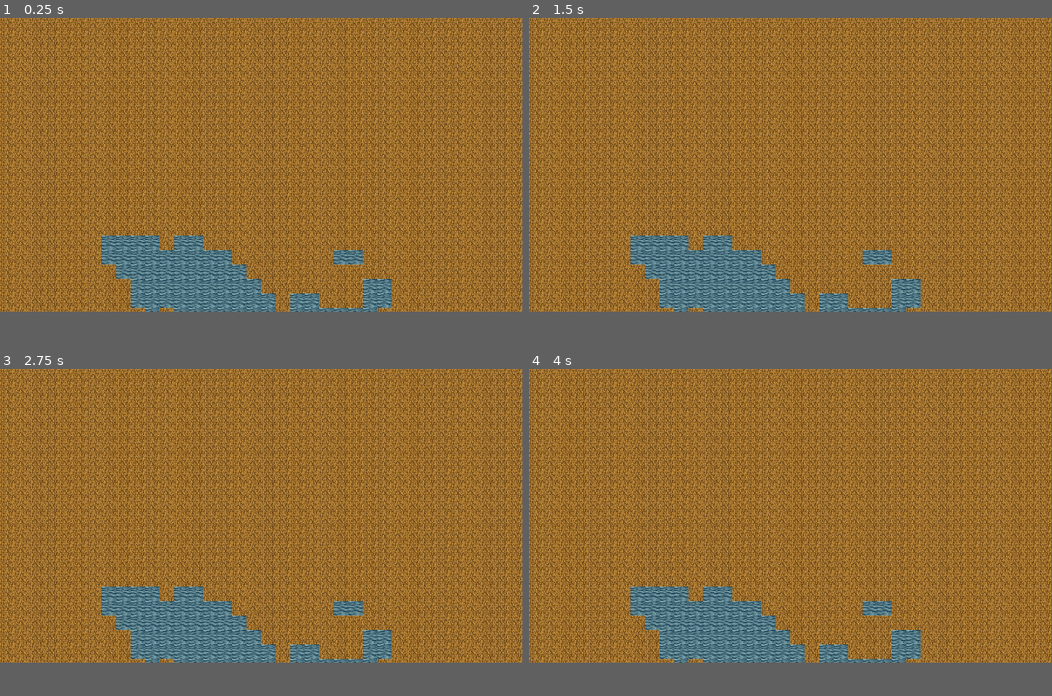
Above: before the commit, frames 1-4 (two rows, left to right).
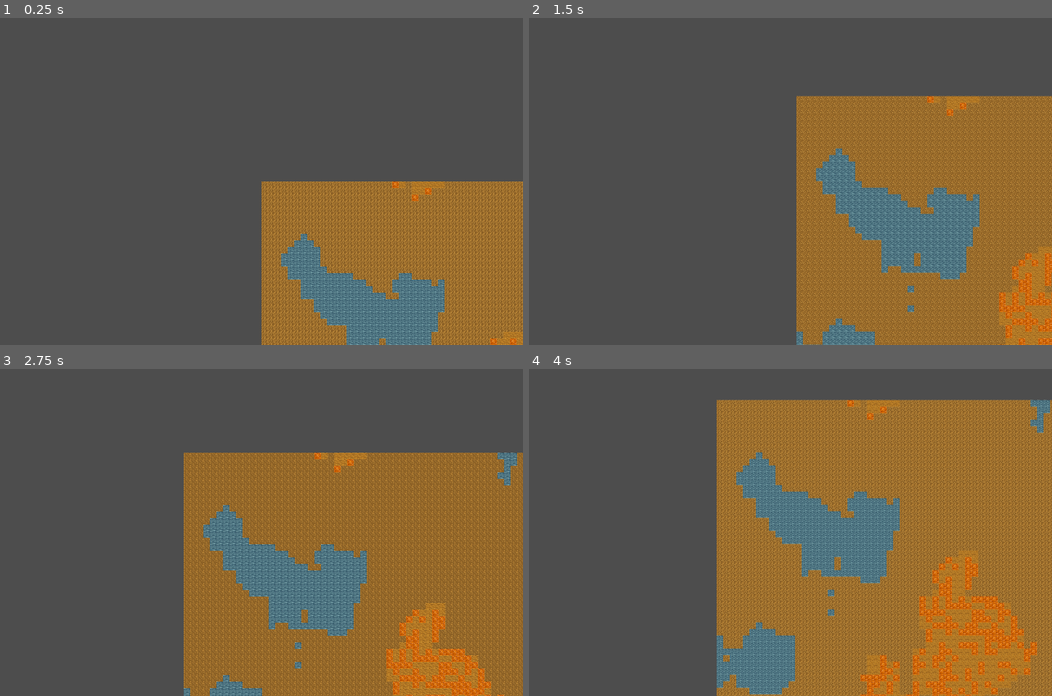
Above: after the commit, the same moments.

Repository: eamiralian/frontiertown
Game: Godot game, scene res://Simulation.tscn
The game is run twice, just before and just after one commit, with the same random seed, the same clock (stepped at 60 frames per second) and the same inputs.
Inputs (mouse positions are in pixels of both pictures, inside the frame that each line leads up to):
- Up to frame 1 (0.25 s): no input
- Up to frame 2 (1.5 s): tap Enter at 0.5 s; move the mouse to (905, 148) at 0.52 s; hold S (camera_pan_down, bound only after the commit) 0.53-1.25 s; click (905, 148) at 0.67 s; tap A (camera_pan_left, bound only after the commit) at 0.8 s; drag from (685, 178) to (764, 224) at 1.27 s
- Up to frame 3 (2.75 s): tap Space at 2 s; move the mouse to (313, 450) at 2.02 s; hold Right (camera_pan_right, bound only after the commit) from 2.03 s (still down); click (313, 450) at 2.17 s; tap W (camera_pan_up, bound only after the commit) at 2.3 s
- Up to frame 4 (4 s): release Right (camera_pan_right, bound only after the commit) at 2.75 s; drag from (764, 575) to (633, 470) at 2.77 s; tap Enter at 3.5 s; move the mouse to (947, 558) at 3.52 s; hold S (camera_pan_down, bound only after the commit) from 3.53 s (still down); click (947, 558) at 3.67 s; tap A (camera_pan_left, bound only after the commit) at 3.8 s
In our replay, the window is 799x449 before the commit and 800x500 after it. These sizes can differ from the game's own. Grey fills any space a smaller window leaves; there, only what the larger window draws over its background counts as a difference.

The runs differ from the first frame. In frame 1, 88% of the frame differs, in the area x 0-100%, y 0-100%; in frame 2, 84%; in frame 3, 82%; in frame 4, 79%.

Commit message:
Basic camera controls

Diff:
--- a/Simulation.tscn
+++ b/Simulation.tscn
@@ -1,8 +1,9 @@
-[gd_scene load_steps=6 format=3 uid="uid://i1bqkc5isa2h"]
+[gd_scene load_steps=7 format=3 uid="uid://i1bqkc5isa2h"]
 
 [ext_resource type="Script" uid="uid://c8lgv3ydd241v" path="res://simulation_manager.gd" id="1_2iqi2"]
 [ext_resource type="Script" uid="uid://htk4l4clhd0e" path="res://world_renderer.gd" id="2_t6gs0"]
 [ext_resource type="Texture2D" uid="uid://vucu0qdri4hl" path="res://Sprite-0001.png" id="3_lfd1m"]
+[ext_resource type="Script" uid="uid://gryufbkcpiwh" path="res://camera_controls.gd" id="4_lfd1m"]
 
 [sub_resource type="TileSetAtlasSource" id="TileSetAtlasSource_uobxk"]
 texture = ExtResource("3_lfd1m")
@@ -34,3 +35,6 @@
 tile_set = SubResource("TileSet_mpm82")
 rendering_quadrant_size = 32
 format = 2
+
+[node name="Camera2D" type="Camera2D" parent="."]
+script = ExtResource("4_lfd1m")
--- /dev/null
+++ b/camera_controls.gd
@@ -0,0 +1,99 @@
+# RimworldCamera.gd
+extends Camera2D
+
+@export_category("Panning")
+@export var pan_speed: float = 600.0            # Speed of keyboard/edge panning
+@export var screen_edge_margin: int = 35        # Pixel margin for screen edge panning
+@export var screen_edge_pan_enabled: bool = false
+@export var drag_pan_enabled: bool = true       # Middle mouse button drag
+
+@export_category("Zooming")
+@export var zoom_speed_wheel: float = 0.1       # How much each mouse wheel step zooms
+@export var zoom_speed_keys: float = 0.15       # How much each key press zooms
+@export var min_zoom: float = 0.25              # Smallest zoom value (most zoomed out)
+@export var max_zoom: float = 2.5               # Largest zoom value (most zoomed in)
+
+# Internal variables for drag panning
+var _is_dragging: bool = false
+var _drag_start_mouse_pos: Vector2
+var _drag_start_camera_pos: Vector2
+
+
+func _ready() -> void:
+    # This ensures _unhandled_input is called for mouse events, etc.
+    set_process_unhandled_input(true)
+
+
+func _unhandled_input(event: InputEvent) -> void:
+    if event is InputEventMouseButton:
+        # Mouse Wheel Zooming
+        if event.button_index == MOUSE_BUTTON_WHEEL_UP and event.is_pressed():
+            _apply_zoom(1.0 + zoom_speed_wheel)
+            get_viewport().set_input_as_handled() # Consume the event
+        elif event.button_index == MOUSE_BUTTON_WHEEL_DOWN and event.is_pressed():
+            _apply_zoom(1.0 - zoom_speed_wheel)
+            get_viewport().set_input_as_handled()
+
+        # Mouse Drag Panning
+        if drag_pan_enabled and event.is_action("camera_drag"): # Checks the input action
+            if event.is_pressed():
+                _is_dragging = true
+                _drag_start_mouse_pos = get_global_mouse_position()
+                _drag_start_camera_pos = global_position
+                get_viewport().set_input_as_handled()
+            else:
+                _is_dragging = false
+                get_viewport().set_input_as_handled()
+
+    if event is InputEventMouseMotion and _is_dragging:
+        var mouse_motion_delta = event.relative # More direct way to get mouse motion
+        # Adjust movement by current zoom to make dragging feel consistent
+        # When zoomed out (small zoom value), need larger camera movement for same mouse drag
+        global_position = _drag_start_camera_pos - mouse_motion_delta * zoom
+        get_viewport().set_input_as_handled()
+
+
+func _process(delta: float) -> void:
+    var pan_direction := Vector2.ZERO
+
+    # Keyboard Panning
+    if Input.is_action_pressed("camera_pan_left"):
+        pan_direction.x -= 1
+    if Input.is_action_pressed("camera_pan_right"):
+        pan_direction.x += 1
+    if Input.is_action_pressed("camera_pan_up"):
+        pan_direction.y -= 1
+    if Input.is_action_pressed("camera_pan_down"):
+        pan_direction.y += 1
+
+    # Screen Edge Panning (only if not currently dragging with mouse)
+    if screen_edge_pan_enabled and not _is_dragging:
+        var mouse_pos = get_viewport().get_mouse_position()
+        var viewport_size = get_viewport().get_visible_rect().size
+
+        if mouse_pos.x >= 0 and mouse_pos.x < screen_edge_margin: # Check mouse is within viewport bounds too
+            pan_direction.x -= 1
+        if mouse_pos.x < viewport_size.x and mouse_pos.x > viewport_size.x - screen_edge_margin:
+            pan_direction.x += 1
+        if mouse_pos.y >=0 and mouse_pos.y < screen_edge_margin:
+            pan_direction.y -= 1
+        if mouse_pos.y < viewport_size.y and mouse_pos.y > viewport_size.y - screen_edge_margin:
+            pan_direction.y += 1
+
+    # Apply Panning
+    if pan_direction != Vector2.ZERO:
+        # Normalize to prevent faster diagonal movement
+        # Panning speed is independent of zoom for keyboard/edge, adjust with 'delta'
+        global_position += pan_direction.normalized() * pan_speed * delta
+
+    # Keyboard Zooming
+    if Input.is_action_just_pressed("camera_zoom_in_key"):
+        _apply_zoom(1.0 - zoom_speed_keys)
+    if Input.is_action_just_pressed("camera_zoom_out_key"):
+        _apply_zoom(1.0 + zoom_speed_keys)
+
+
+func _apply_zoom(zoom_factor: float) -> void:
+    var new_zoom_value = zoom.x * zoom_factor # Assuming uniform zoom (x and y are the same)
+    new_zoom_value = clamp(new_zoom_value, min_zoom, max_zoom)
+    zoom = Vector2(new_zoom_value, new_zoom_value)
--- a/project.godot
+++ b/project.godot
@@ -14,3 +14,51 @@
 run/main_scene="uid://i1bqkc5isa2h"
 config/features=PackedStringArray("4.4", "Forward Plus")
 config/icon="res://icon.svg"
+
+[display]
+
+window/size/viewport_width=3840
+window/size/viewport_height=2160
+window/size/mode=2
+
+[input]
+
+camera_pan_left={
+"deadzone": 0.2,
+"events": [Object(InputEventKey,"resource_local_to_scene":false,"resource_name":"","device":-1,"window_id":0,"alt_pressed":false,"shift_pressed":false,"ctrl_pressed":false,"meta_pressed":false,"pressed":false,"keycode":0,"physical_keycode":65,"key_label":0,"unicode":97,"location":0,"echo":false,"script":null)
+, Object(InputEventKey,"resource_local_to_scene":false,"resource_name":"","device":-1,"window_id":0,"alt_pressed":false,"shift_pressed":false,"ctrl_pressed":false,"meta_pressed":false,"pressed":false,"keycode":0,"physical_keycode":4194319,"key_label":0,"unicode":0,"location":0,"echo":false,"script":null)
+]
+}
+camera_pan_right={
+"deadzone": 0.2,
+"events": [Object(InputEventKey,"resource_local_to_scene":false,"resource_name":"","device":-1,"window_id":0,"alt_pressed":false,"shift_pressed":false,"ctrl_pressed":false,"meta_pressed":false,"pressed":false,"keycode":0,"physical_keycode":4194321,"key_label":0,"unicode":0,"location":0,"echo":false,"script":null)
+, Object(InputEventKey,"resource_local_to_scene":false,"resource_name":"","device":-1,"window_id":0,"alt_pressed":false,"shift_pressed":false,"ctrl_pressed":false,"meta_pressed":false,"pressed":false,"keycode":0,"physical_keycode":68,"key_label":0,"unicode":100,"location":0,"echo":false,"script":null)
+]
+}
+camera_pan_up={
+"deadzone": 0.2,
+"events": [Object(InputEventKey,"resource_local_to_scene":false,"resource_name":"","device":-1,"window_id":0,"alt_pressed":false,"shift_pressed":false,"ctrl_pressed":false,"meta_pressed":false,"pressed":false,"keycode":0,"physical_keycode":87,"key_label":0,"unicode":119,"location":0,"echo":false,"script":null)
+, Object(InputEventKey,"resource_local_to_scene":false,"resource_name":"","device":-1,"window_id":0,"alt_pressed":false,"shift_pressed":false,"ctrl_pressed":false,"meta_pressed":false,"pressed":false,"keycode":0,"physical_keycode":4194320,"key_label":0,"unicode":0,"location":0,"echo":false,"script":null)
+]
+}
+camera_pan_down={
+"deadzone": 0.2,
+"events": [Object(InputEventKey,"resource_local_to_scene":false,"resource_name":"","device":-1,"window_id":0,"alt_pressed":false,"shift_pressed":false,"ctrl_pressed":false,"meta_pressed":false,"pressed":false,"keycode":0,"physical_keycode":83,"key_label":0,"unicode":115,"location":0,"echo":false,"script":null)
+, Object(InputEventKey,"resource_local_to_scene":false,"resource_name":"","device":-1,"window_id":0,"alt_pressed":false,"shift_pressed":false,"ctrl_pressed":false,"meta_pressed":false,"pressed":false,"keycode":0,"physical_keycode":4194322,"key_label":0,"unicode":0,"location":0,"echo":false,"script":null)
+]
+}
+"camera_zoom_in_key "={
+"deadzone": 0.2,
+"events": [Object(InputEventKey,"resource_local_to_scene":false,"resource_name":"","device":-1,"window_id":0,"alt_pressed":false,"shift_pressed":false,"ctrl_pressed":false,"meta_pressed":false,"pressed":false,"keycode":0,"physical_keycode":61,"key_label":0,"unicode":61,"location":0,"echo":false,"script":null)
+]
+}
+"camera_zoom_out_key "={
+"deadzone": 0.2,
+"events": [Object(InputEventKey,"resource_local_to_scene":false,"resource_name":"","device":-1,"window_id":0,"alt_pressed":false,"shift_pressed":false,"ctrl_pressed":false,"meta_pressed":false,"pressed":false,"keycode":0,"physical_keycode":45,"key_label":0,"unicode":45,"location":0,"echo":false,"script":null)
+]
+}
+"camera_drag "={
+"deadzone": 0.2,
+"events": [Object(InputEventMouseButton,"resource_local_to_scene":false,"resource_name":"","device":-1,"window_id":0,"alt_pressed":false,"shift_pressed":false,"ctrl_pressed":false,"meta_pressed":false,"button_mask":0,"position":Vector2(0, 0),"global_position":Vector2(0, 0),"factor":1.0,"button_index":3,"canceled":false,"pressed":false,"double_click":false,"script":null)
+]
+}
--- a/world_generator.gd
+++ b/world_generator.gd
@@ -102,8 +102,8 @@
 func generate_world() -> void:
 	generate_map()
 	generate_families(5)     # Create a starting group of 5 families.
+	print("World generated. Map dimensions: ", map_width, "x", map_height)
 	emit_signal("world_generated", map_data, families)
-	print("World generated. Map dimensions: ", map_width, "x", map_height)
 	#print("Number of family groups: ", families.size())
 
 
@@ -122,15 +122,15 @@
 			var tile_dict = {}  # Dictionary containing tile properties.
 
 			# Determine tile type:
-			if norm_val < 0.2:
+			if norm_val < 0.25:
 				tile_dict["type"] = TILE_WATER
-			elif norm_val < 0.85:
+			elif norm_val < 0.65:
 				tile_dict["type"] = TILE_GRASS
 				# For grass tiles, add a smooth height variation.
-				var grass_raw = grass_noise.get_noise_2d(world_x, world_y)
-				var grass_norm = (grass_raw + 1.0) / 2.0
-				# Map noise value to a realistic grass height, in meters.
-				tile_dict["grass_height"] = lerp(0.2, 1.0, grass_norm)
+				#var grass_raw = grass_noise.get_noise_2d(world_x, world_y)
+				#var grass_norm = (grass_raw + 1.0) / 2.0
+				## Map noise value to a realistic grass height, in meters.
+				#tile_dict["grass_height"] = lerp(0.2, 1.0, grass_norm)
 			else:
 				# For high noise values, choose between hill and rock.
 				tile_dict["type"] = TILE_HILL if randf() < 0.5 else TILE_ROCK
@@ -166,17 +166,66 @@
 func generate_families(family_count: int) -> void:
 	families.clear()
 	var attempts = 0
-	var max_attempts = family_count * 10   # Prevent potential infinite loops.
+	var max_attempts = family_count * 20   # Increased max_attempts slightly
 
 	# Dummy data for generating names
 	var potential_names = ["John", "Mary", "Alex", "Emma", "Robert", "Olivia", "James", "Sophia", "William", "Ava"]
+
+	var first_family_pos: Vector2 = Vector2.ZERO
+	var cluster_radius: float = 25.0 # Max distance from the first family for other families (in tiles)
+	var placement_attempts_within_radius: int = 15 # How many times to try placing near the first family
 
 	# Place families only on grass tiles.
 	while families.size() < family_count and attempts < max_attempts:
 		attempts += 1
-		var x = randi() % map_width
-		var y = randi() % map_height
-		if map_data[x][y]["type"] == TILE_GRASS:
+		var x: int
+		var y: int
+		var found_spot_for_family: bool = false
+
+		if families.size() == 0:
+			# Place the first family randomly to establish a cluster center
+			var first_family_placement_attempts = 0
+			while not found_spot_for_family and first_family_placement_attempts < 100:
+				first_family_placement_attempts += 1
+				x = randi() % map_width
+				y = randi() % map_height
+				if map_data[x][y]["type"] == TILE_GRASS:
+					first_family_pos = Vector2(x, y)
+					found_spot_for_family = true
+			if not found_spot_for_family:
+				printerr("WorldGenerator: Could not place the first family on a grass tile after many attempts.")
+				# Optionally, could try to place it anywhere if strict clustering start fails
+				# For now, we'll let the main loop attempt counter handle further retries if needed.
+				continue # Skip to next attempt in the main while loop
+		else:
+			# Place subsequent families near the first family
+			for _i in range(placement_attempts_within_radius):
+				var angle = randf_range(0, 2 * PI)
+				var radius = randf_range(0, cluster_radius)
+				x = int(round(first_family_pos.x + cos(angle) * radius))
+				y = int(round(first_family_pos.y + sin(angle) * radius))
+
+				# Clamp to map bounds
+				x = clamp(x, 0, map_width - 1)
+				y = clamp(y, 0, map_height - 1)
+
+				if map_data[x][y]["type"] == TILE_GRASS:
+					found_spot_for_family = true
+					break
+
+			if not found_spot_for_family:
+				# Fallback: if couldn't find a spot in the cluster, try a completely random spot for this attempt
+				var fallback_attempts = 0
+				while not found_spot_for_family and fallback_attempts < 5: # Try a few random spots
+					fallback_attempts += 1
+					x = randi() % map_width
+					y = randi() % map_height
+					if map_data[x][y]["type"] == TILE_GRASS:
+						found_spot_for_family = true
+				if not found_spot_for_family:
+					continue # Skip to next attempt in the main while loop if fallback also fails
+
+		if found_spot_for_family:
 			# Decide on a random number of family members (e.g., between 2 and 6).
 			var num_members = 2 + randi() % 5
 			var members = []
@@ -204,3 +253,6 @@
 				"status": "traveling"
 			}
 			families.append(family)
+
+	if families.size() < family_count:
+		print("WorldGenerator: Warning - Could not place all requested families. Placed: ", families.size(), " of ", family_count)
--- a/world_renderer.gd
+++ b/world_renderer.gd
@@ -24,7 +24,6 @@
 # Callback when the Simulation Manager signals that the world is ready.
 func _on_simulation_world_ready(world_data, generated_families) -> void:
 	render_world(world_data, generated_families)
-	print("Rendered world based on generated data.")
 
 func render_world(world_data: Array, generated_families: Array) -> void:
 	print("Rendering")
Not shown, added: camera_controls.gd.uid
